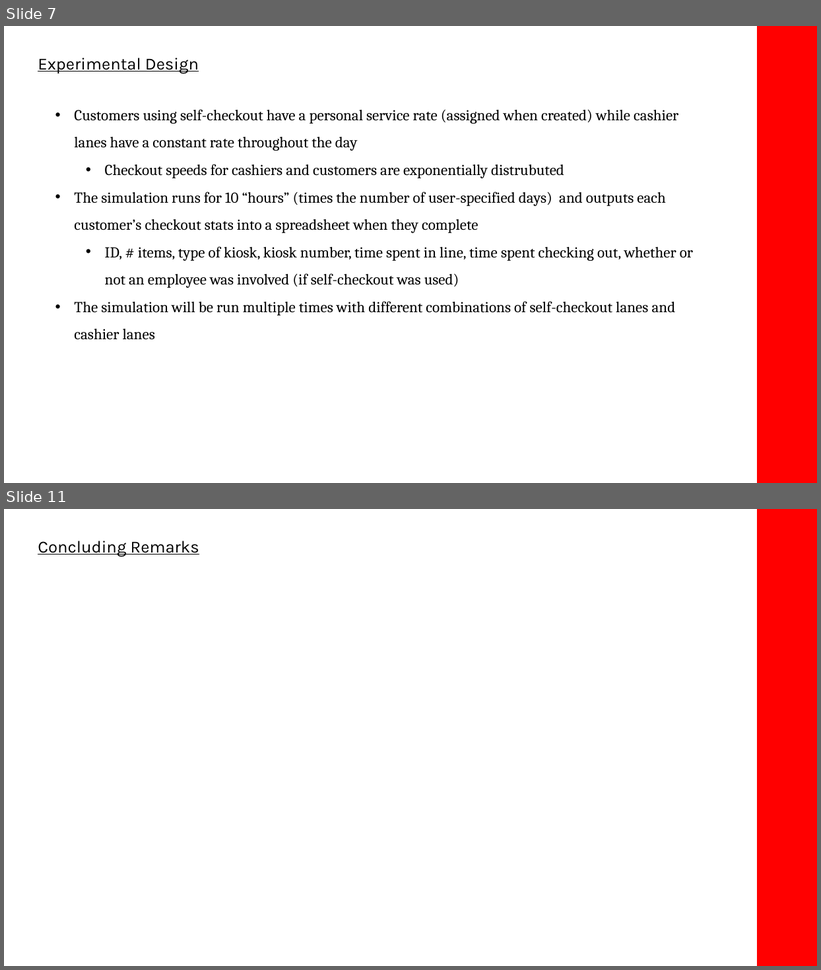
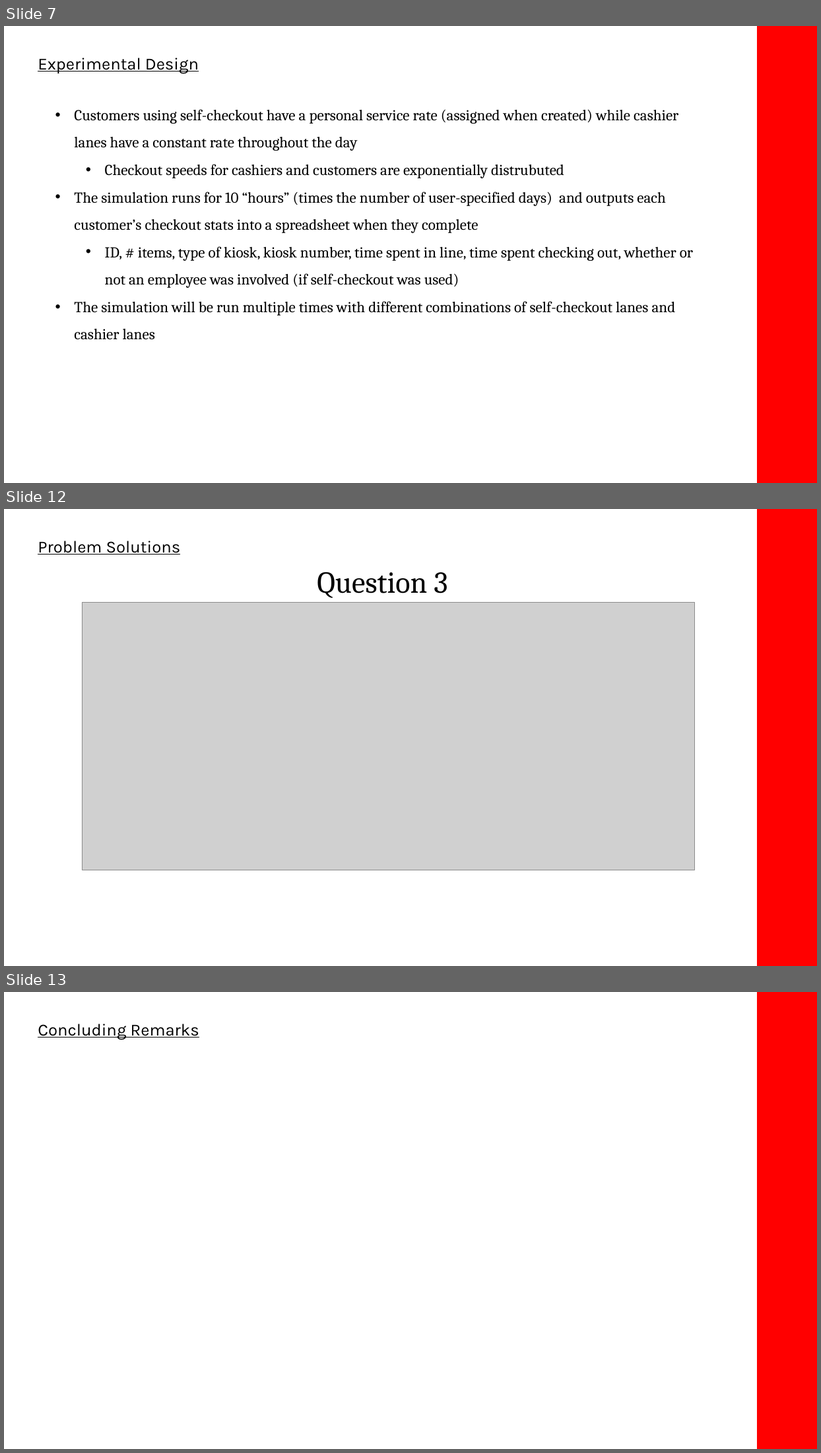
Before and after one commit to adn17/CS1538-Final-Project-Giant-Eagle, a slide deck: 1538_Powerpoint.pptx. Shown one above the other, each under a label of ours: slides 7 and 11 before the commit, slides 7, 12 and 13 after it; the slides between them are not shown. The pictures are 821x970 and 821x1453 pixels, drawn with LibreOffice and Linux fonts; fonts in the diff are those of the drawing; grey boxes stand for pictures. Boxes give left, top, right and bottom in pixels: in the first picture for what was removed or moved away, otherwise in the second. Text is boxed around its words. In the diff, an @@ line names an element or a change of style, - is before the commit and + after.

```diff
--- a/1538_Powerpoint.pptx
+++ b/1538_Powerpoint.pptx
@@ slide 12 added at [4, 509, 817, 966], background #FFFFFF; not listed: 1 template element that a slide beside it also shows @@
@@ text added at [38, 541, 181, 555], 20 pt, text #000000, underline @@
+Problem Solutions
@@ text added at [317, 572, 448, 598], 36 pt, text #000000 @@
+Question 3
@@ picture added at [82, 603, 695, 871] @@
@@ what was slide 11 is now slide 13 @@
```
Also in this commit, not shown: 3 slides changed, 1 other slide added, 13 other files.
